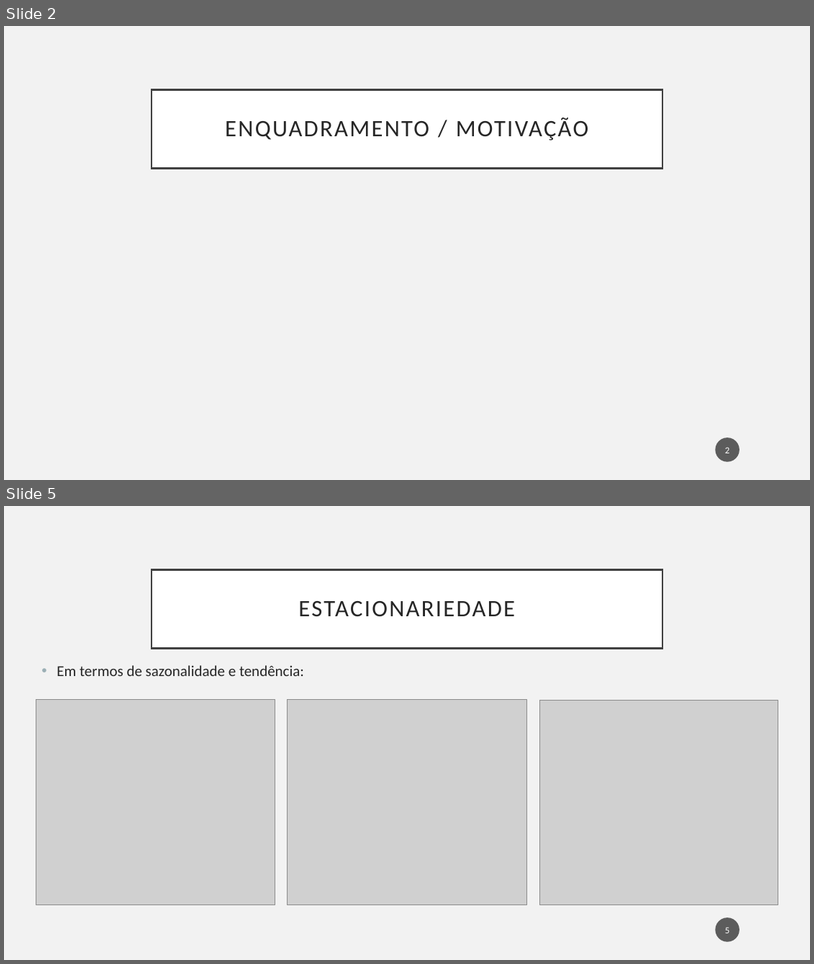
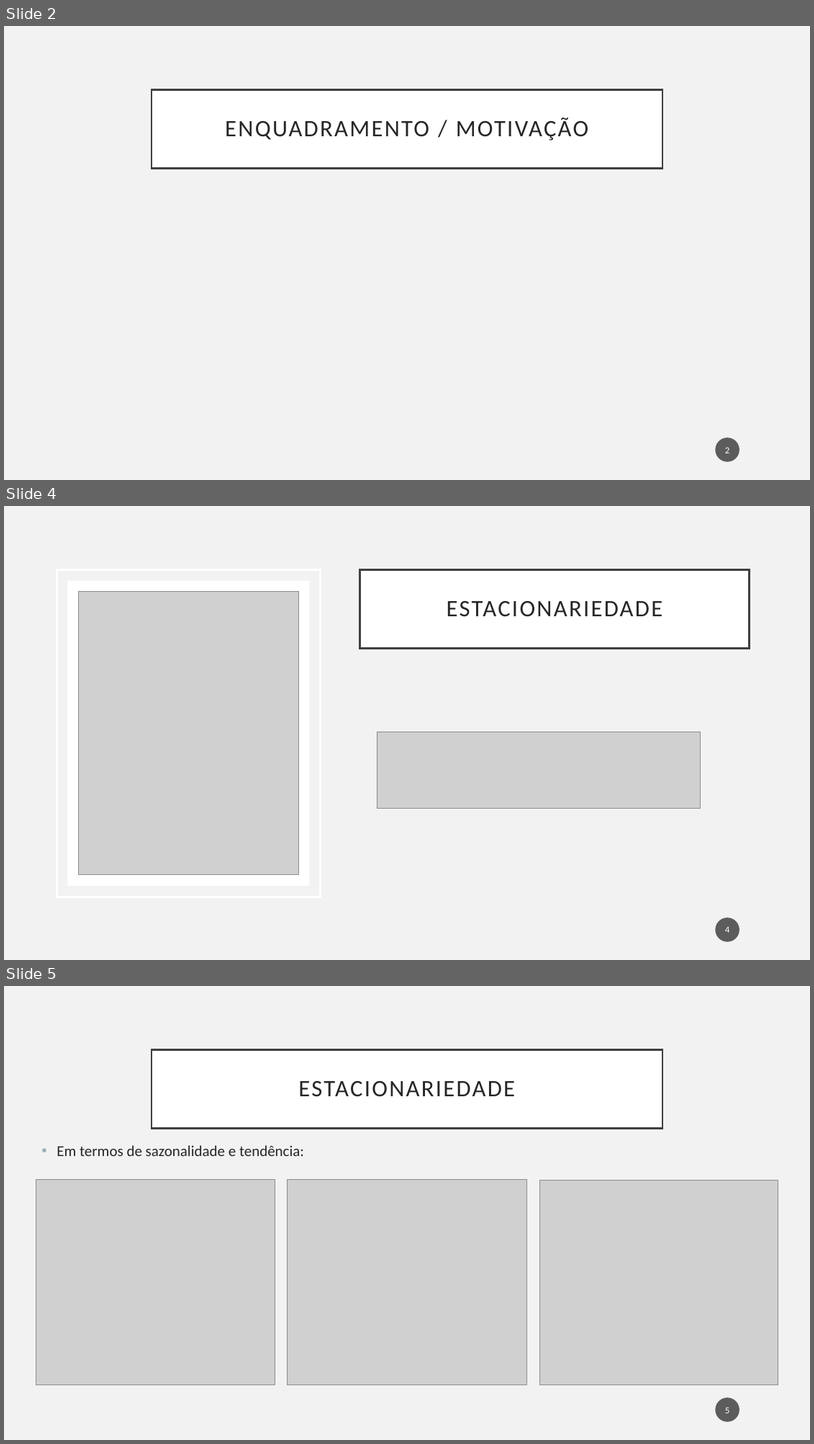
Before and after one commit to Hugoverissimo21/ElectricityForecastES, a slide deck: slides.pptx. Shown one above the other, each under a label of ours: slides 2 and 5 before the commit, slides 2, 4 and 5 after it; the slides between them are not shown. The pictures are 814x964 and 814x1444 pixels, drawn with LibreOffice and Linux fonts; fonts in the diff are those of the drawing; grey boxes stand for pictures. Boxes give left, top, right and bottom in pixels: in the first picture for what was removed or moved away, otherwise in the second. Text is boxed around its words. In the diff, an @@ line names an element or a change of style, - is before the commit and + after.

```diff
--- a/slides.pptx
+++ b/slides.pptx
@@ slide 4 added at box(4, 506, 810, 960), background #F2F2F2 @@
@@ rectangle added at box(57, 569, 320, 896), outline #FFFFFF 2.5 pt @@
@@ title added at box(360, 569, 751, 648), fill #FFFFFF, outline #404040 2.5 pt, 28 pt, text #262626 @@
+ESTACIONARIEDADE
@@ rectangle added at box(67, 580, 309, 885), fill #FFFFFF @@
@@ picture added at box(78, 591, 298, 875) @@
@@ picture added at box(377, 731, 701, 808) @@
@@ page number added at box(716, 917, 741, 942), fill #1D1D1D at 70% opacity, 11 pt, text #FFFFFF @@
+4
```
Also in this commit, not shown: 1 slide changed, 1 slide removed, 2 other files.
